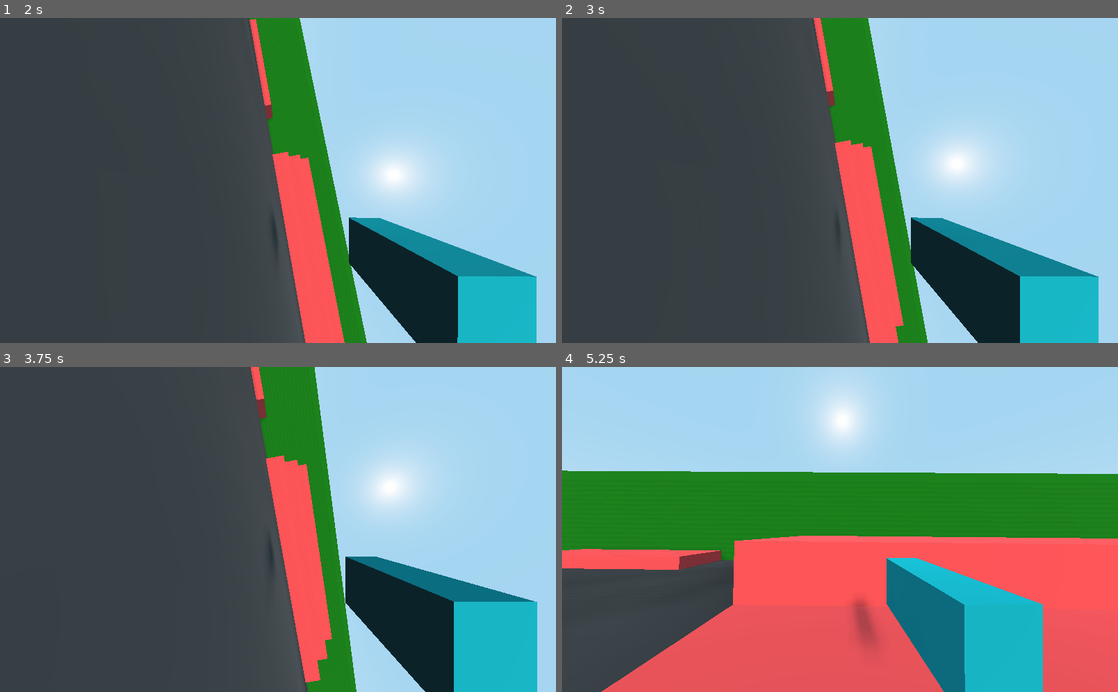
Above: before the commit, frames 1-4 (two rows, left to right).
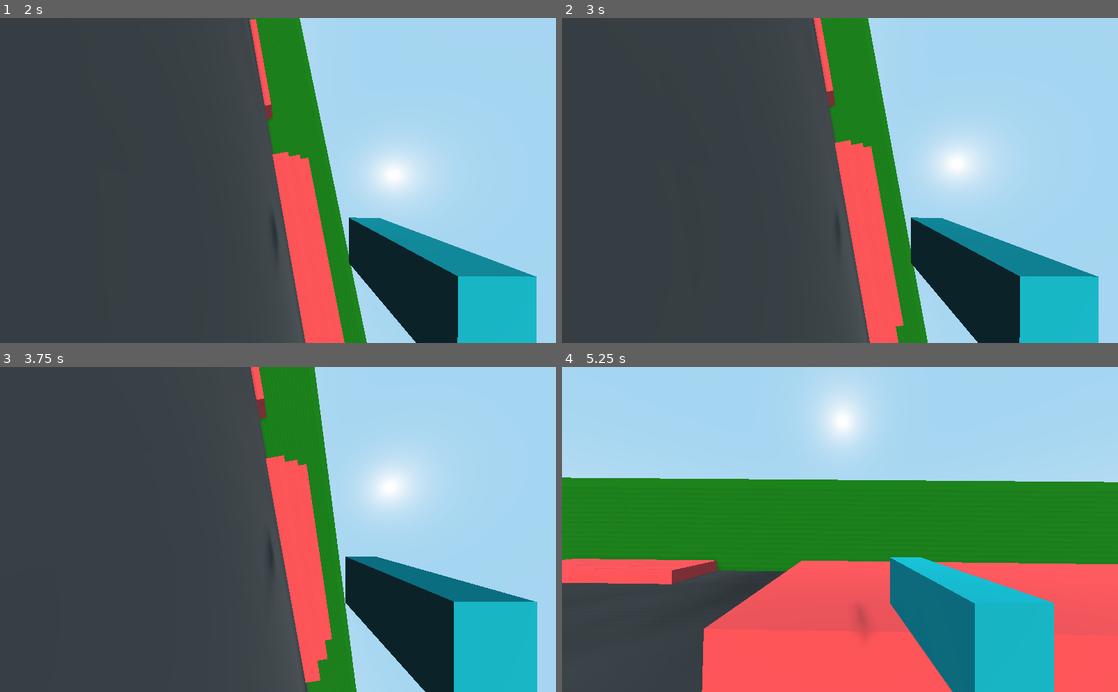
Above: after the commit, the same moments.

Repository: Btan2/Q_Move
Game: Godot game, scene res://Scene1.tscn
Two runs of this game, one before a commit and one after it. Both use one fixed random seed, a clock stepped at 60 frames per second and the inputs below.
Inputs (mouse positions are in pixels of both pictures, inside the frame that each line leads up to):
- Up to frame 1 (2 s): move the mouse to (305, 180) at 0.52 s; hold Shift (shift) 0.53-1.28 s; hold W (move_forward) from 0.53 s (still down); tap Space (jump) at 0.77, 1.52 s; move the mouse to (250, 180) at 1.27 s; tap K at 1.35 s
- Up to frame 2 (3 s): keep holding W (move_forward); move the mouse to (851, 174) at 2.02 s; hold P 2.03-2.78 s; tap Enter at 2.75 s; move the mouse to (834, 187) at 2.77 s; tap Shift (shift) at 2.85 s
- Up to frame 3 (3.75 s): keep holding W (move_forward); tap Space (jump) at 3.02, 3.5 s; move the mouse to (316, 532) at 3.52 s; hold K from 3.53 s (still down)
- Up to frame 4 (5.25 s): keep holding W (move_forward); tap Space (jump) at 3.77, 4.52 s; move the mouse to (795, 526) at 4.27 s; release K at 4.28 s; tap P at 4.35 s; move the mouse to (845, 529) at 5.02 s; hold Shift (shift) from 5.03 s (still down)

Frame 1 is identical in both runs. In frame 2, less than 0.1% of the frame differs, in the area x 47-83%, y 3-100%; in frame 3, less than 0.1%; in frame 4, 15%, in the area x 0-100%, y 31-100%.

Commit message:
Cleaned up some code

Diff:
--- a/paudio.gd
+++ b/paudio.gd
@@ -49,8 +49,11 @@
 
 	feet_arr = feet_concrete
 	jump_arr = jump_concrete
+
 	landhurt = preload("res://audio/land_hurt.ogg")
 	env.stream = preload("res://audio/windfall_1.ogg")
+
+	last_position = player.global_transform.origin
 
 """
 ===============
@@ -58,7 +61,9 @@
 ===============
 """
 func _process(_delta):
-	var vel = abs(player.velocity.length())
+	var vel : float
+
+	vel = abs(player.velocity.length())
 
 	PlayWindrush(vel)
 
@@ -96,6 +101,7 @@
 	var position : Vector3
 	var step_threshold : float
 	var halfspeed : float
+
 	# Get horizontal distance from move
 	position = player.global_transform.origin
 	position[1] = 0.0
@@ -156,18 +162,8 @@
 	jump.stream = landhurt
 	jump.play()
 
-#DB/LINEAR conversions
-# Footsteps:
-# -10.0 = 0.316228
-# -30.0 = 0.031623
-# Falling:
-# -3.0 = 0.7
-# -20.0 = 0.1
-
-
 ##################################################################################
-# Works well but sinewave is causing harsh audio pop/crack sound when first played
-# Need to ease in sine wave somehow
+# Works well but causes harsh audio pop/crack sound when first played
 #################################################
 #func PlayFootstep(vel, delta) -> void:
 #	if vel < 0.01:
--- a/pmove.gd
+++ b/pmove.gd
@@ -78,7 +78,6 @@
 
 	CategorizePosition()
 	JumpButton()
-	#Friction()
 
 	if state == GROUNDED:
 		GroundMove()
@@ -93,9 +92,12 @@
 ===============
 """
 func CategorizePosition():
+	var down : Vector3
+	var trace
+
 	# Check for ground 0.1 units below the player
-	var down = global_transform.origin + Vector3.DOWN * 0.1
-	var trace = Trace.normalfrac(global_transform.origin, down, collider.shape, self)
+	down = global_transform.origin + Vector3.DOWN * 0.1
+	trace = Trace.normalfrac(global_transform.origin, down, collider.shape, self)
 
 	if trace[0] == 1:
 		state = FALLING
@@ -121,7 +123,9 @@
 ===============
 """
 func CalcFallDamage():
-	var fall_dist = int(round(abs(prev_y - global_transform.origin[1])))
+	var fall_dist : int
+
+	fall_dist = int(round(abs(prev_y - global_transform.origin[1])))
 	if fall_dist >= 20 && impact_velocity >= 45:
 		jump_press = false
 		sfx.PlayLandHurt()
@@ -166,7 +170,9 @@
 ===============
 """
 func GroundMove():
-	var wishdir = transform.basis.x.slide(ground_normal) * smove + -transform.basis.z.slide(ground_normal) * fmove
+	var wishdir : Vector3
+
+	wishdir = transform.basis.x.slide(ground_normal) * smove + -transform.basis.z.slide(ground_normal) * fmove
 	wishdir = wishdir.normalized()
 
 	GroundAccelerate(wishdir, movespeed)
@@ -190,15 +196,20 @@
 ===============
 """
 func StepMove(original_pos):
+	var dest : Vector3
+	var up : Vector3
+	var down : Vector3
+	var trace
+
 	# Get destination position that is one step-size above the intended move
-	var dest = original_pos
+	dest = original_pos
 	dest[0] += velocity[0] * deltaTime
 	dest[1] += STEPSIZE
 	dest[2] += velocity[2] * deltaTime
 
 	# 1st Trace: check for collisions one stepsize above the original position
-	var up = original_pos + Vector3.UP * STEPSIZE
-	var trace = Trace.normal(original_pos, up, collider.shape, self)
+	up = original_pos + Vector3.UP * STEPSIZE
+	trace = Trace.normal(original_pos, up, collider.shape, self)
 	dest[1] = trace[0][1]
 
 	# 2nd Trace: Check for collisions from the 1st trace end position
@@ -206,7 +217,7 @@
 	trace = Trace.normal(trace[0], dest, collider.shape, self)
 
 	# 3rd Trace: Check for collisions below the 2nd trace end position
-	var down = Vector3(trace[0][0], original_pos[1], trace[0][2])
+	down = Vector3(trace[0][0], original_pos[1], trace[0][2])
 	trace = Trace.normal(trace[0], down, collider.shape, self)
 
 	# Move to trace collision position if step is higher than original position and not steep
@@ -221,7 +232,10 @@
 ===============
 """
 func AirMove():
-	var wishdir = transform.basis.x.slide(ground_normal) * smove + -transform.basis.z.slide(ground_normal) * fmove
+	var wishdir : Vector3
+	var collision
+
+	wishdir = transform.basis.x.slide(ground_normal) * smove + -transform.basis.z.slide(ground_normal) * fmove
 	wishdir = wishdir.normalized()
 	#wishdir[1] = 0.0
 
@@ -237,7 +251,7 @@
 
 	impact_velocity = abs(int(round(velocity[1])))
 
-	var collision = move_and_collide(velocity * deltaTime)
+	collision = move_and_collide(velocity * deltaTime)
 	if collision:
 		velocity = velocity.slide(collision.get_normal())
 
@@ -320,10 +334,6 @@
 	else:
 		velocity = velocity.linear_interpolate(Vector3.ZERO, friction * deltaTime)
 
-	# Don't bother with tiny velocities
-	if velocity.length() < 0.1:
-		velocity = Vector3.ZERO
-
 #"""
 #===============
 #Friction
--- a/view.gd
+++ b/view.gd
@@ -83,6 +83,7 @@
 
 enum { VB_COS, VB_SIN, VB_COS2, VB_SIN2 }
 const bob_mode = VB_SIN
+#const EPSILON_F = 0.00001
 
 """
 ===============
@@ -103,9 +104,6 @@
 	if event is InputEventMouseMotion:
 		moved = true
 		mouse_move = lerp(mouse_move, event.relative * mouse_sensitivity, 15 * deltaTime)
-#		mouse_move.x = event.relative.x * mouse_sensitivity
-#		mouse_move.y = event.relative.y * mouse_sensitivity
-
 		mouse_rotation_x -= event.relative.y * mouse_sensitivity
 		mouse_rotation_x = clamp(mouse_rotation_x, -90, 90)
 		player.rotate_y(deg2rad(-event.relative.x * mouse_sensitivity))
@@ -137,7 +135,7 @@
 	VelocityRoll()
 	ViewModelSway()
 
-	if player.velocity == Vector3.ZERO:
+	if player.velocity.length() <= 0.1:
 		bobtimes = [0,0,0]
 		Q_bobtime = 0.0
 
@@ -182,17 +180,20 @@
 ===============
 """
 func ViewModelSway():
+	var pos : Vector3
+	var rot : Vector3
+
 	if !moved:
 		mouse_move = mouse_move.linear_interpolate(Vector2.ZERO, 1 * deltaTime)
 
 	moved = false
 
-	var pos = Vector3.ZERO
+	pos = Vector3.ZERO
 	pos.x = clamp(-mouse_move.x * swayPos_offset, -swayPos_max, swayPos_max)
 	pos.y = clamp(mouse_move.y * swayPos_offset, -swayPos_max, swayPos_max)
 	swayPos = lerp(swayPos, pos, swayPos_speed * deltaTime)
 
-	var rot = Vector3.ZERO
+	rot = Vector3.ZERO
 	rot.x = clamp(-mouse_move.y * swayRoll_angle, -swayRoll_max, swayRoll_max)
 	rot.y = clamp(-mouse_move.x * swayRoll_angle, -swayRoll_max, swayRoll_max)
 	swayRoll = lerp(swayRoll, rot, swayRoll_speed * deltaTime)
@@ -206,7 +207,9 @@
 ===============
 """
 func VelocityRoll():
-	var side = CalcRoll(player.velocity, rollangles, rollspeed) * 4;
+	var side : float
+
+	side = CalcRoll(player.velocity, rollangles, rollspeed) * 4;
 	camera.rotation_degrees.z += side
 	viewmodel.rotation_degrees.z = side * tiltextra
 
@@ -311,8 +314,8 @@
 ===============
 """
 func Q_CalcBob():
-	var vel        : Vector3
-	var cycle      : float
+	var vel : Vector3
+	var cycle : float
 
 	if player.state != 0:
 		return Q_bob
@@ -416,6 +419,7 @@
 """
 func ParseDamage(from):
 	var side : float
+
 	side = from.dot(-get_global_transform().basis.z)
 	v_dmg_roll = side * kick_amount
 	side = from.dot(get_global_transform().basis.x)
